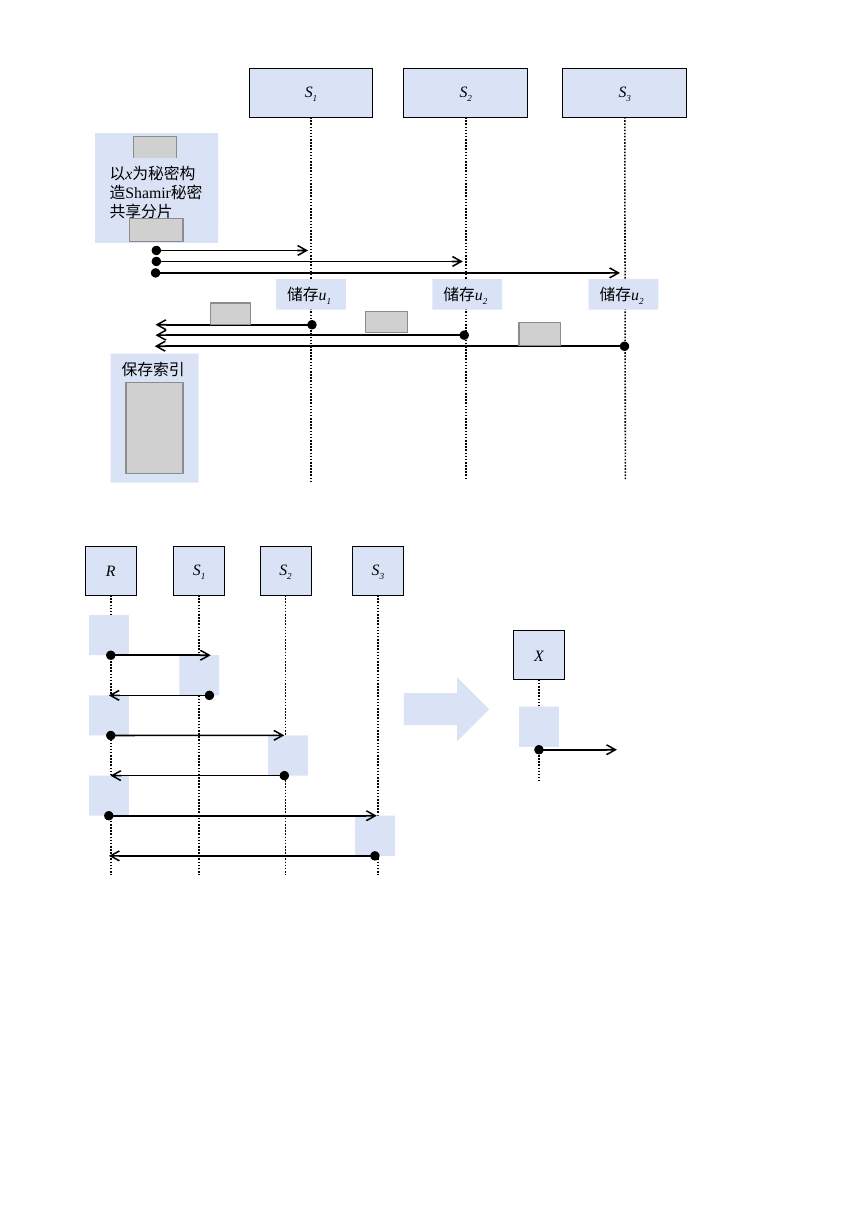
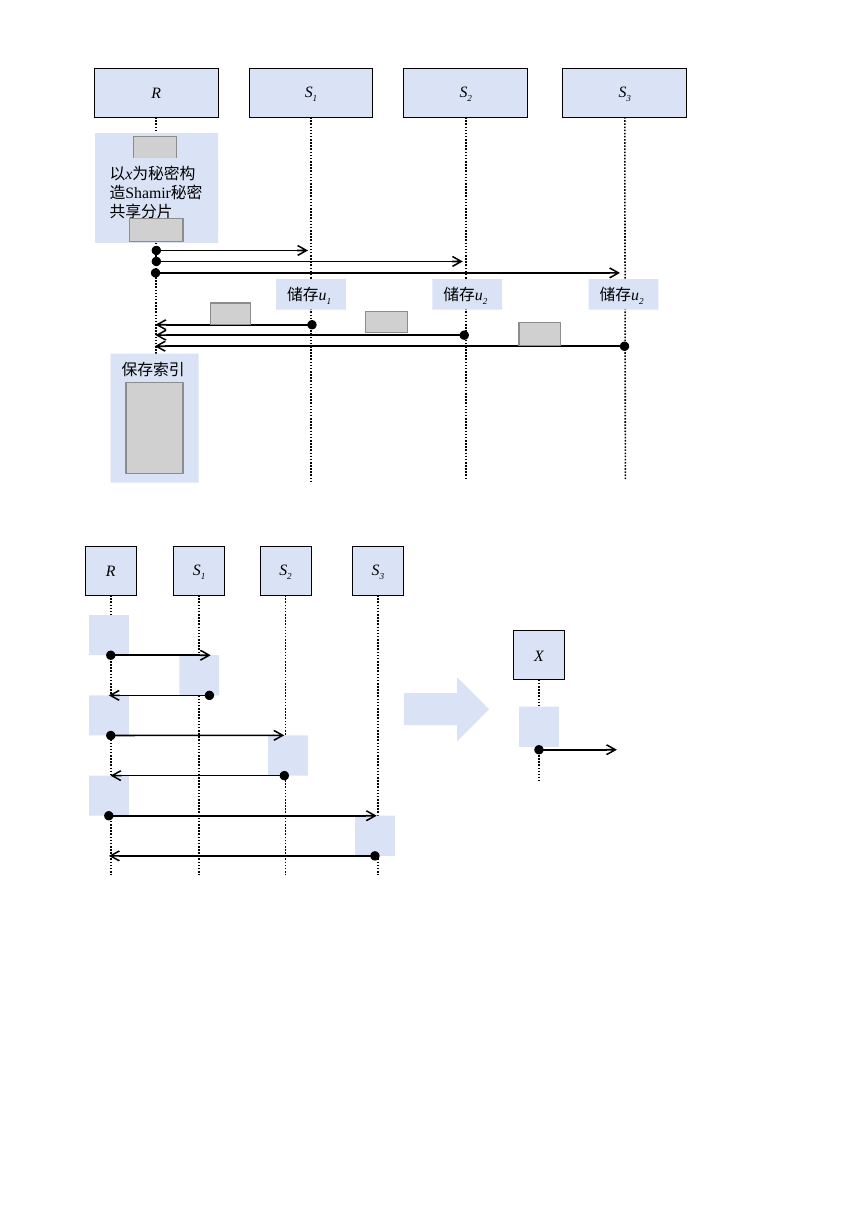
Before and after one commit to Suguanning/blind-tss-lib, a slide deck: slide 7 of paper/图表(2).pptx. Drawn at 853x1232 pixels with LibreOffice and Linux fonts; fonts in the diff are those of the drawing; grey boxes stand for pictures; background and template pictures are left out. Boxes give left, top, right and bottom in pixels: in the first picture for what was removed or moved away, otherwise in the second. Text is boxed around its words. In the diff, an @@ line names an element or a change of style, - is before the commit and + after.

```diff
--- a/paper/图表(2).pptx
+++ b/paper/图表(2).pptx
@@ rectangle added at bbox=[94, 68, 218, 117], fill #DAE3F5, outline #000000 0.5 pt, 10 pt, text #000000, italic @@
+R
@@ line added from (156, 117) to (156, 482), #000000 1 pt dashed @@
```
Also in this commit, not shown: 8 other files.
